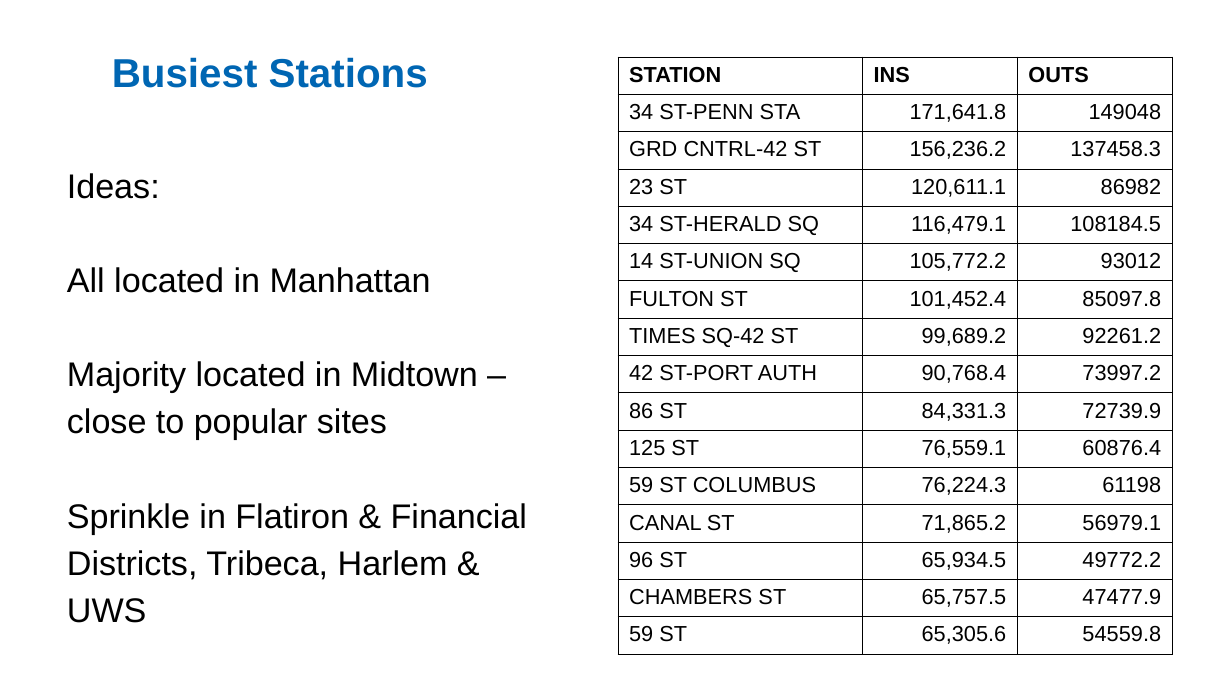
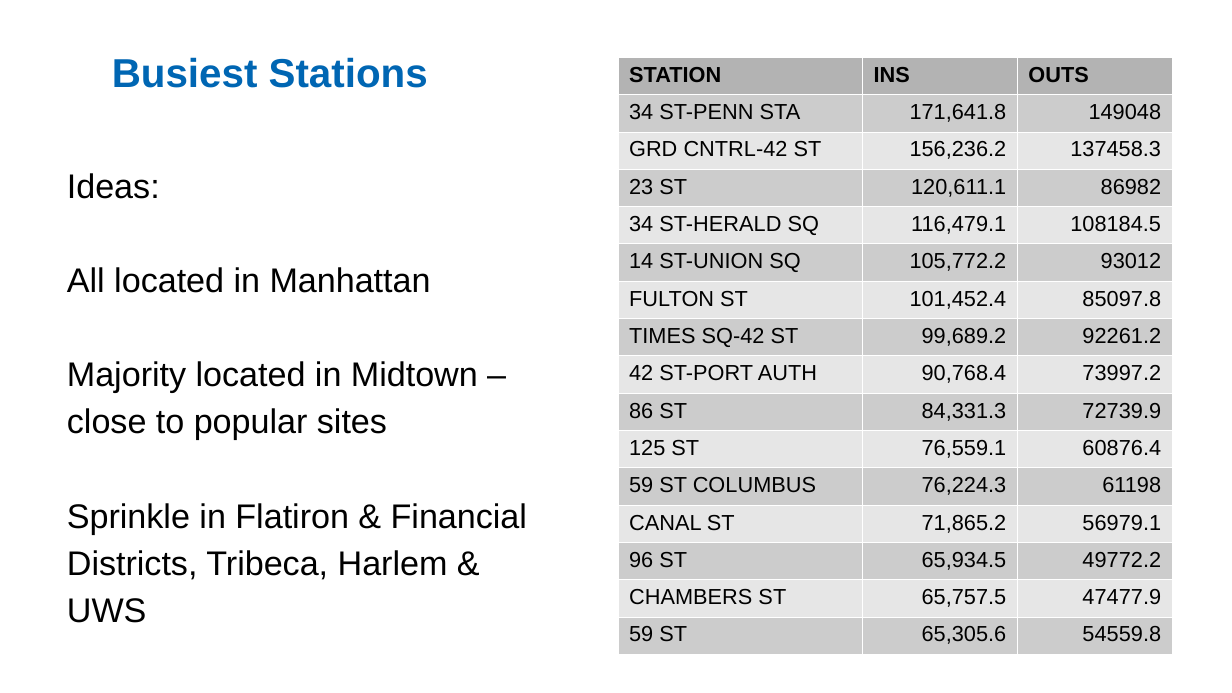
Before and after one commit to ekand/mtacular, a slide deck: slide 9 of reports/ekand_MTA_DATA_PP_3.1.odp. Drawn at 1232x693 pixels with LibreOffice and Linux fonts; fonts in the diff are those of the drawing. Boxes give left, top, right and bottom in pixels: in the first picture for what was removed or moved away, otherwise in the second. Text is boxed around its words. In the diff, an @@ line names an element or a change of style, - is before the commit and + after.

```diff
--- a/reports/ekand_MTA_DATA_PP_3.1.odp
+++ b/reports/ekand_MTA_DATA_PP_3.1.odp
@@ table at box(618, 57, 1174, 648) @@
@@ fill none to #B3B3B3 in row 1 @@
@@ fill none to #CCCCCC in 24 cells @@
@@ fill none to #E6E6E6 in 21 cells @@
@@ borders changed @@
```
Also in this commit, not shown: 3 other slides changed, 1 other file.
